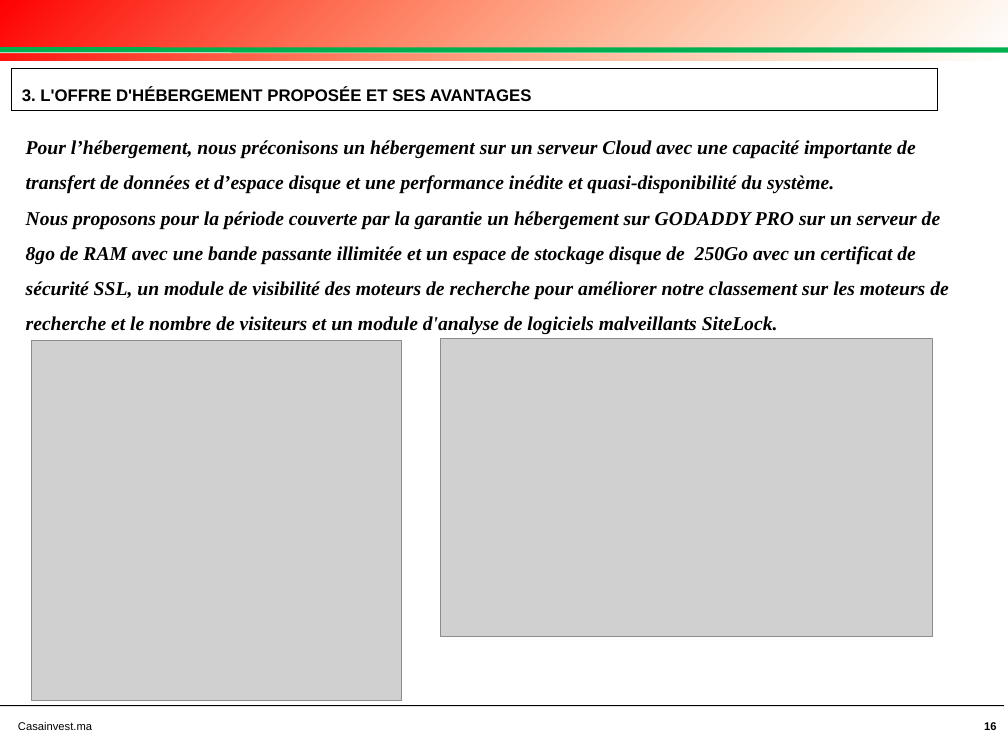
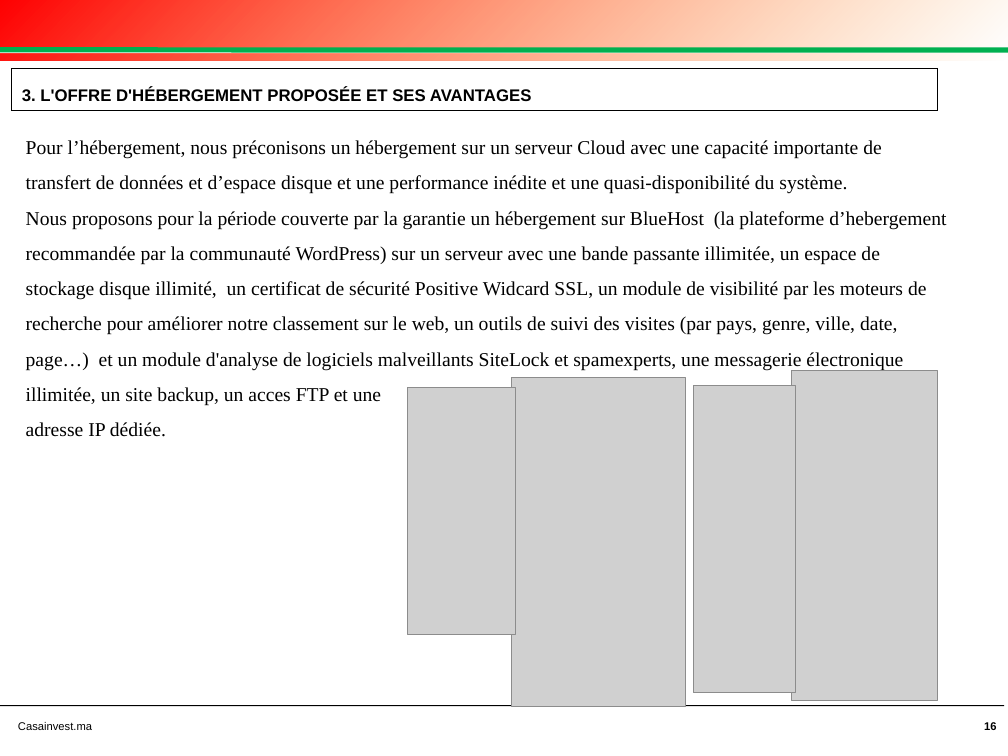
Before and after one commit to achafak/casainvest, a slide deck: slide 16 of DOSSIER TECHNIQUE AO CRI.pptx. Drawn at 1008x756 pixels with LibreOffice and Linux fonts; fonts in the diff are those of the drawing; grey boxes stand for pictures; background and template pictures are left out. Boxes give left, top, right and bottom in pixels: in the first picture for what was removed or moved away, otherwise in the second. Text is boxed around its words. In the diff, an @@ line names an element or a change of style, - is before the commit and + after.

```diff
--- a/DOSSIER TECHNIQUE AO CRI.pptx
+++ b/DOSSIER TECHNIQUE AO CRI.pptx
@@ text at (26,140,946,437): text changed; bold off; italic off @@
-Pour l’hébergement, nous préconisons un hébergement sur un serveur Cloud avec une capacité importante de transfert de données et d’espace disque et une performance inédite et quasi-disponibilité du système.
-Nous proposons pour la période couverte par la garantie un hébergement sur GODADDY PRO sur un serveur de 8go de RAM avec une bande passante illimitée et un espace de stockage disque de 250Go avec un certificat de sécurité SSL, un module de visibilité des moteurs de recherche pour améliorer notre classement sur les moteurs de recherche et le nombre de visiteurs et un module d'analyse de logiciels malveillants SiteLock.
+Pour l’hébergement, nous préconisons un hébergement sur un serveur Cloud avec une capacité importante de transfert de données et d’espace disque et une performance inédite et une quasi-disponibilité du système.
+Nous proposons pour la période couverte par la garantie un hébergement sur BlueHost (la plateforme d’hebergement recommandée par la communauté WordPress) sur un serveur avec une bande passante illimitée, un espace de stockage disque illimité, un certificat de sécurité Positive Widcard SSL, un module de visibilité par les moteurs de recherche pour améliorer notre classement sur le web, un outils de suivi des visites (par pays, genre, ville, date, page…) et un module d'analyse de logiciels malveillants SiteLock et spamexperts, une messagerie électronique illimitée, un site backup, un acces FTP et une
+adresse IP dédiée.
@@ picture removed at (31,341,401,701) @@
@@ picture removed at (440,339,932,637) @@
@@ picture added at (407,388,515,634) @@
@@ picture added at (512,378,685,707) @@
@@ picture added at (694,386,796,694) @@
@@ picture added at (791,370,936,701) @@
```
Also in this commit, not shown: 13 other slides changed, 5 slides added, 20 slides removed, 28 other files.
